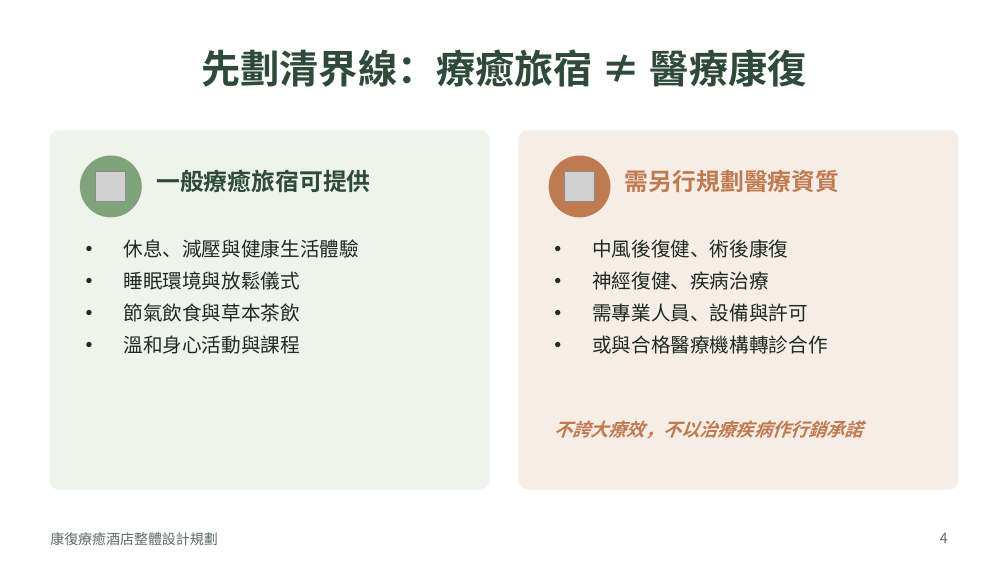
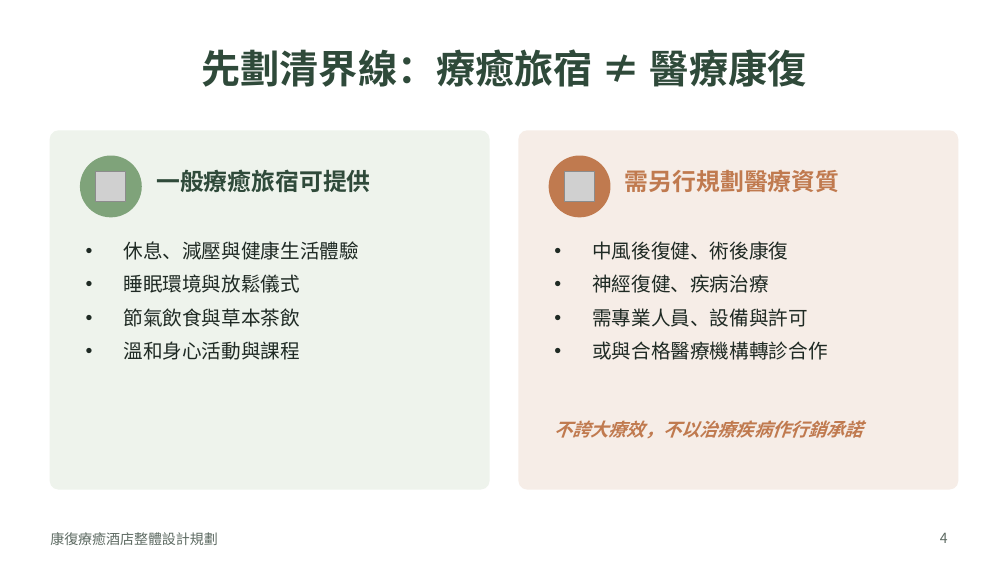
Before and after one commit to yes039/yes039, a slide deck: slide 4 of 康復療癒酒店整體設計規劃.pptx. Drawn at 1008x567 pixels with LibreOffice and Linux fonts; fonts in the diff are those of the drawing; grey boxes stand for pictures. Boxes give left, top, right and bottom in pixels: in the first picture for what was removed or moved away, otherwise in the second. Text is boxed around its words. In the diff, an @@ line names an element or a change of style, - is before the commit and + after.

```diff
--- a/康復療癒酒店整體設計規劃.pptx
+++ b/康復療癒酒店整體設計規劃.pptx
@@ text "休息、減壓與健康生活體驗" at [123,241,359,360]: line spacing 1 to 18pt @@
@@ text "中風後復健、術後康復" at [592,241,828,360]: line spacing 1 to 18pt @@
```
Also in this commit, not shown: 11 other slides changed.
